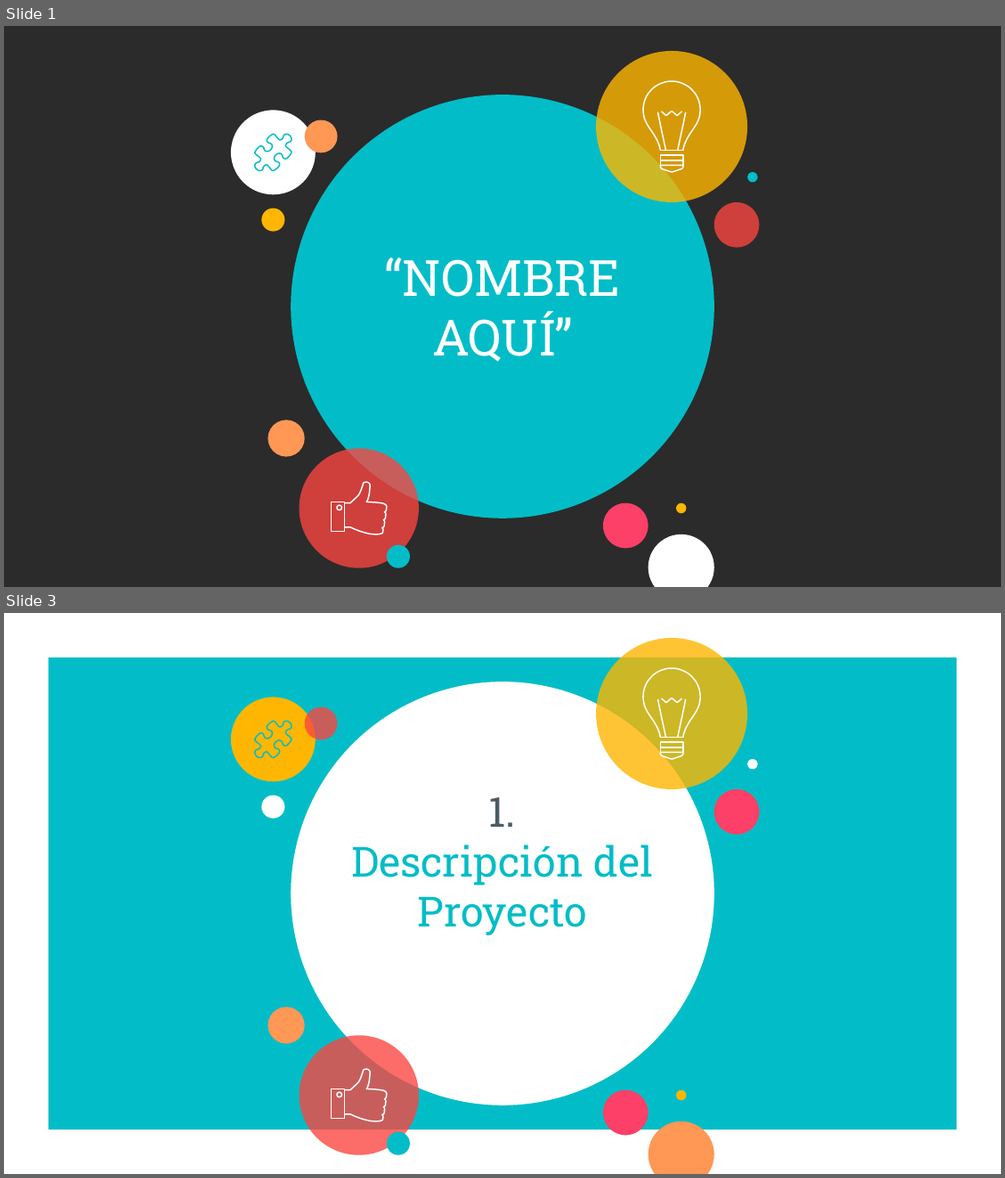
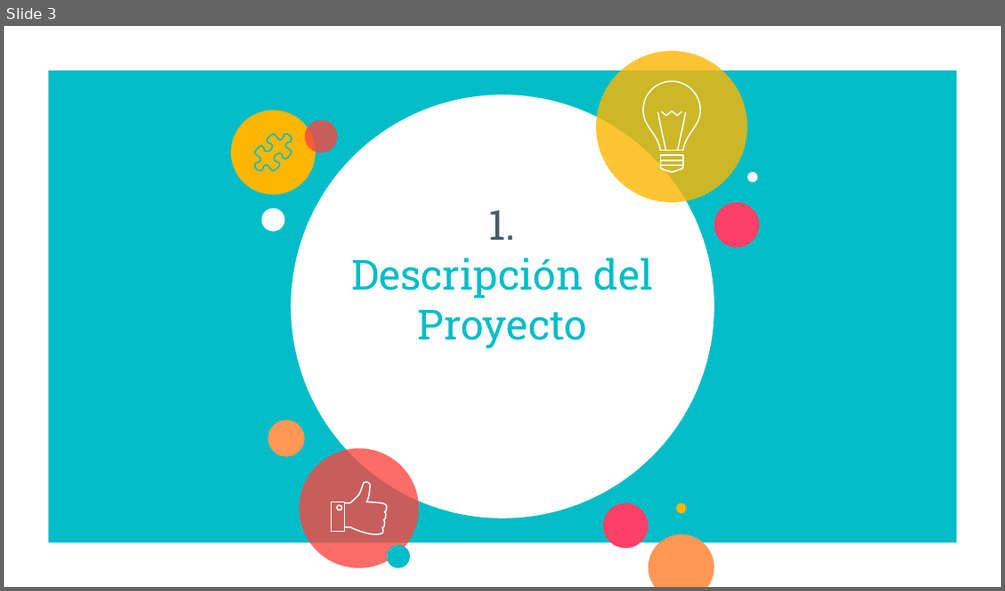
Before and after one commit to JETC-98/OOP, a slide deck: Docs/PrimeraEntrega.pptx. Shown one above the other, each under a label of ours: slides 1 and 3 before the commit, slide 3 after it; the slides between them are not shown. The pictures are 1005x1178 and 1005x591 pixels, drawn with LibreOffice and Linux fonts; fonts in the diff are those of the drawing; background and template pictures are left out; a plain dark background stands for a picture behind light text. Boxes give left, top, right and bottom in pixels: in the first picture for what was removed or moved away, otherwise in the second. Text is boxed around its words. In the diff, an @@ line names an element or a change of style, - is before the commit and + after.

```diff
--- a/Docs/PrimeraEntrega.pptx
+++ b/Docs/PrimeraEntrega.pptx
@@ slide 1 removed at [4,26,1001,587], background picture (left out); not listed: 17 template elements that a slide beside it also shows @@
@@ ellipse removed at [291,95,715,518] @@
@@ ellipse removed at [231,110,316,194] @@
@@ ellipse removed at [305,119,338,152] @@
@@ ellipse removed at [748,172,758,182] @@
@@ ellipse removed at [261,208,284,232] @@
@@ ellipse removed at [713,202,759,248] @@
@@ title removed at [384,257,620,362] @@
-“NOMBRE AQUÍ”
@@ ellipse removed at [648,534,713,587] @@
```
Also in this commit, not shown: 3 slides changed, 5 slides added, 3 other slides removed.
